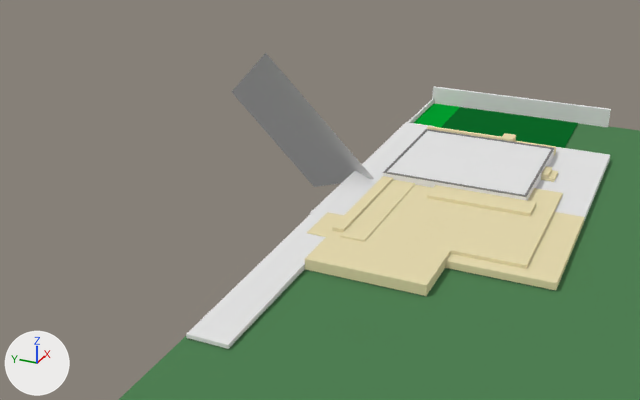
Renders of the Blender file projects/blender/bahce/2023ev.blend from each side of a commit.
Camera for both pictures: a 50 mm camera at (-38.4, -7.0, 16.5) aimed at (-3.8, 8.6, -0.8). Lighting does not change. The marker at lower left points along +X, +Y and +Z. The same objects are shown in both versions, whatever each file hides.
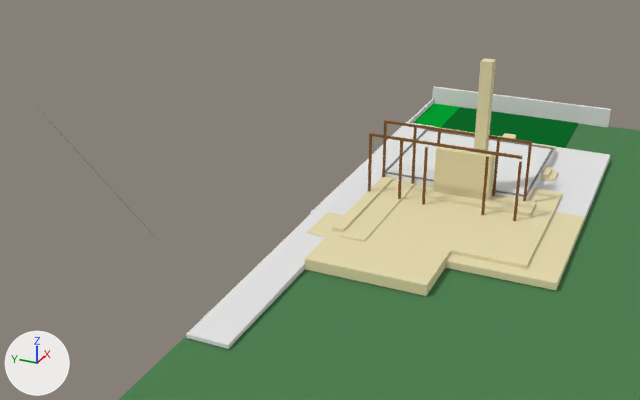
Where the change shows, as pixel boxes [x1, y1, x2, y2] in the pictures (640 x 400 px):
'bahcev-DIS-olcu', moved: before [232, 53, 374, 187]; after [30, 99, 156, 237]
'Cube.306', added: after [433, 144, 495, 201]
'Cube.307', added: after [474, 58, 496, 155]
'Cube.314', added (brown): after [369, 133, 523, 159]
'Cube.313', added (brown): after [384, 120, 532, 144]
'Cube.315', added: after [513, 162, 522, 221]
'Cube.318', added: after [422, 147, 428, 205]
'Cube.317', added: after [398, 141, 403, 199]
'Cube.316', added: after [481, 157, 489, 215]
'Cube.319', added: after [368, 136, 372, 192]
'Cube.312', added: after [523, 144, 532, 201]
'Cube.310', added: after [411, 127, 417, 184]
'Cube.311', added: after [492, 140, 500, 196]
'Cube.308', added: after [382, 123, 387, 177]
'Cube.309', added: after [437, 131, 441, 147]

Edits to the bpy script that builds the scene:
```text
Add me_cube_315:
    me_cube_315.from_pydata(...)  # a box spanning x -2.0..0.0, y -2.0..0.0, z 0.0..2.0
    me_cube_315.materials.append(mat_material_006)  # brown #835c37
Add me_cube_320:
    me_cube_320.from_pydata(...)  # a box spanning x 0.0..2.0, y 0.0..2.0, z 0.0..2.0
    me_cube_320.materials.append(mat_material_006)  # brown #835c37
Add me_cube_321:
    me_cube_321.from_pydata(...)  # a box spanning x 0.0..2.0, y 0.0..2.0, z 0.0..2.0
    me_cube_321.materials.append(mat_material_006)  # brown #835c37
Change ob_bahcev_dis_olcu:
    ob_bahcev_dis_olcu.location: (0.74, 12.14, 0.66) -> (-8.51, 17.45, 0.66)
Add ob_cube_308:
    ob_cube_308 = bpy.data.objects.new('Cube.308', me_cube_315)
    ob_cube_308.location = (-3.1, 5.74, 0.66)
    ob_cube_308.scale = (0.05, 0.05, 1.3)
Add ob_cube_309:
    ob_cube_309 = bpy.data.objects.new('Cube.309', me_cube_315.copy())
    ob_cube_309.location = (-3.1, 3.24, 0.66)
    ob_cube_309.scale = (0.05, 0.05, 1.3)
Add ob_cube_310:
    ob_cube_310 = bpy.data.objects.new('Cube.310', me_cube_315.copy())
    ob_cube_310.location = (-3.1, 4.34, 0.51)
    ob_cube_310.scale = (0.05, 0.05, 1.38)
Add ob_cube_311:
    ob_cube_311 = bpy.data.objects.new('Cube.311', me_cube_315.copy())
    ob_cube_311.location = (-3.1, 0.64, 0.66)
    ob_cube_311.scale = (0.05, 0.05, 1.3)
Add ob_cube_312:
    ob_cube_312 = bpy.data.objects.new('Cube.312', me_cube_315.copy())
    ob_cube_312.location = (-3.1, -0.71, 0.66)
    ob_cube_312.scale = (0.05, 0.05, 1.3)
Add ob_cube_313:
    ob_cube_313 = bpy.data.objects.new('Cube.313', me_cube_320)
    ob_cube_313.location = (-3.2, -0.81, 3.26)
    ob_cube_313.scale = (0.05, 3.27, 0.05)
Add ob_cube_314:
    ob_cube_314 = bpy.data.objects.new('Cube.314', me_cube_321)
    ob_cube_314.location = (-5.0, -0.81, 3.26)
    ob_cube_314.scale = (0.05, 3.27, 0.05)
Add ob_cube_315:
    ob_cube_315 = bpy.data.objects.new('Cube.315', me_cube_315.copy())
    ob_cube_315.location = (-4.9, -0.71, 0.51)
    ob_cube_315.scale = (0.05, 0.05, 1.3)
Add ob_cube_316:
    ob_cube_316 = bpy.data.objects.new('Cube.316', me_cube_315.copy())
    ob_cube_316.location = (-4.9, 0.64, 0.51)
    ob_cube_316.scale = (0.05, 0.05, 1.3)
Add ob_cube_317:
    ob_cube_317 = bpy.data.objects.new('Cube.317', me_cube_315.copy())
    ob_cube_317.location = (-4.9, 4.34, 0.51)
    ob_cube_317.scale = (0.05, 0.05, 1.38)
Add ob_cube_318:
    ob_cube_318 = bpy.data.objects.new('Cube.318', me_cube_315.copy())
    ob_cube_318.location = (-4.9, 3.24, 0.51)
    ob_cube_318.scale = (0.05, 0.05, 1.3)
Add ob_cube_319:
    ob_cube_319 = bpy.data.objects.new('Cube.319', me_cube_315.copy())
    ob_cube_319.location = (-4.9, 5.74, 0.66)
    ob_cube_319.scale = (0.05, 0.05, 1.3)
Add ob_cube_306:
    ob_cube_306 = bpy.data.objects.new('Cube.306', me_cube_016.copy())  # the mesh of ob_cube_015
    ob_cube_306.location = (-3.1, 3.12, 0.66)
    ob_cube_306.scale = (0.35, 1.22, 1.0)
Add ob_cube_307:
    ob_cube_307 = bpy.data.objects.new('Cube.307', me_cube_016.copy())  # the mesh of ob_cube_015
    ob_cube_307.location = (-3.1, 1.5, 2.66)
    ob_cube_307.scale = (0.25, 0.25, 2.0)
```
